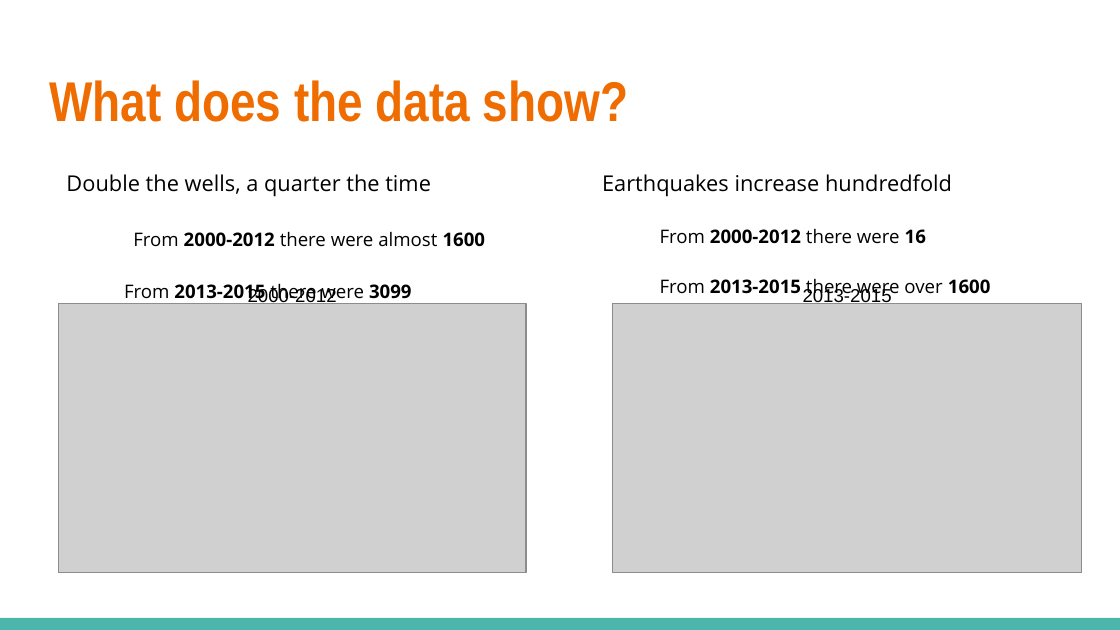
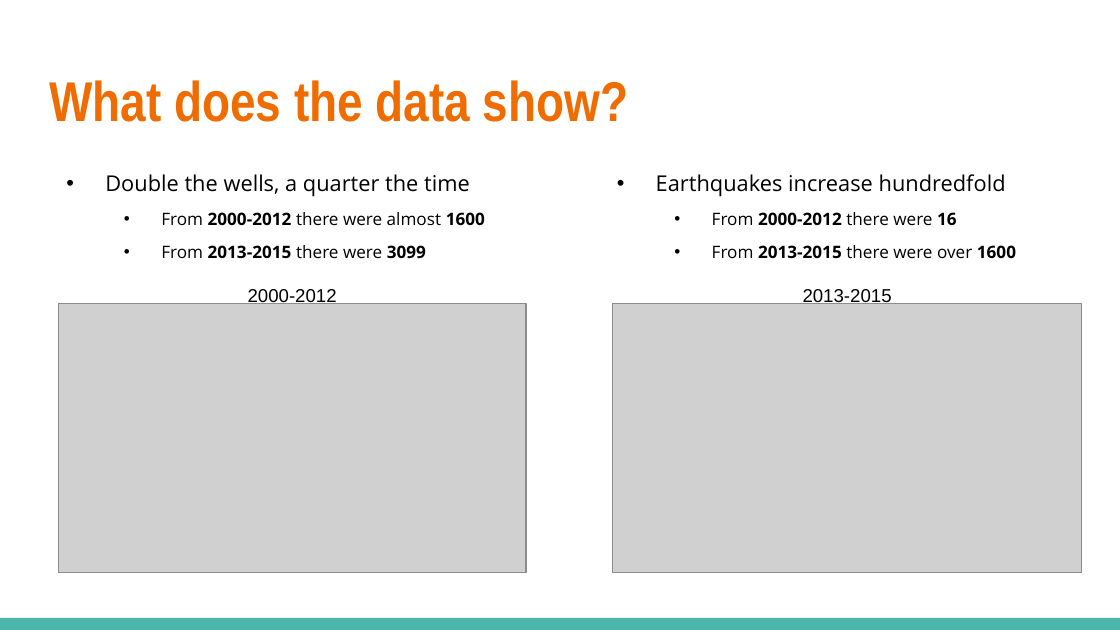
Before and after one commit to dillonthederp/Wolverines, a slide deck: slide 12 of Wolverines PowerPoint.pptx. Drawn at 1120x630 pixels with LibreOffice and Linux fonts; fonts in the diff are those of the drawing; grey boxes stand for pictures. Boxes give left, top, right and bottom in pixels: in the first picture for what was removed or moved away, otherwise in the second. Text is boxed around its words. In the diff, an @@ line names an element or a change of style, - is before the commit and + after.

Commit message:
Fixed formatting problems

```diff
--- a/Wolverines PowerPoint.pptx
+++ b/Wolverines PowerPoint.pptx
@@ text "Double the wells, a quarter ..." at [105, 174, 485, 258]: size 12 to 11 pt in "From 2000-2012 there were almost 1600", "From 2013-2015 there were 3099"; bullet none to •; less space between paragraphs @@
@@ text "Earthquakes increase hundredfold": place and size @@
-text "Earthquakes increase hundredfold" at [602, 174, 991, 299]
+text "Earthquakes increase hundredfold" at [656, 174, 1016, 258]
@@ text "Earthquakes increase hundredfold" at [656, 174, 1016, 258]: size 12 to 11 pt in "From 2000-2012 there were 16", "From 2013-2015 there were over 1600"; bullet none to •; less space between paragraphs @@
```
Also in this commit, not shown: 13 other slides changed.
